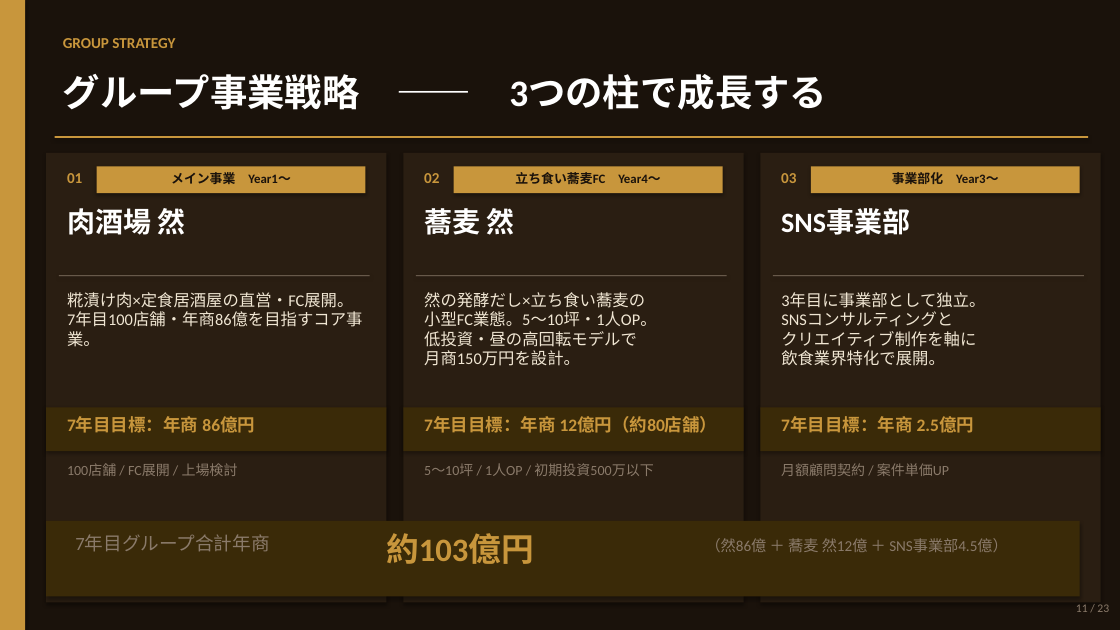
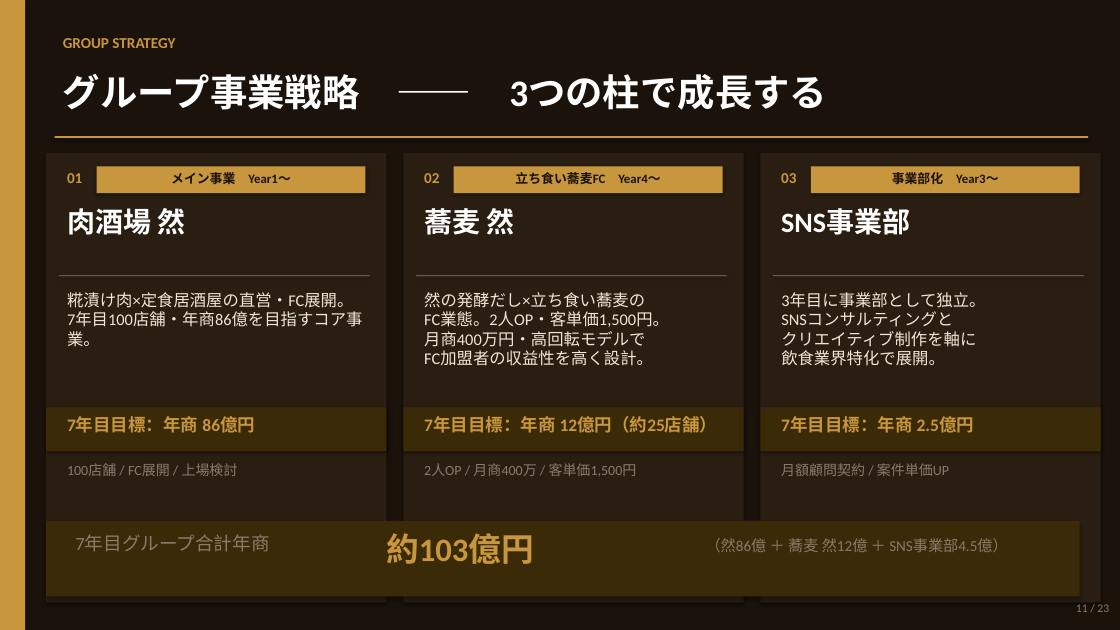
Before and after one commit to hunkotusaisinryo-lab/test-repo, a slide deck: slide 11 of reports/肉酒場然_事業計画書_20260606.pptx. Drawn at 1120x630 pixels with LibreOffice and Linux fonts; fonts in the diff are those of the drawing. Boxes give left, top, right and bottom in pixels: in the first picture for what was removed or moved away, otherwise in the second. Text is boxed around its words. In the diff, an @@ line names an element or a change of style, - is before the commit and + after.

```diff
--- a/reports/肉酒場然_事業計画書_20260606.pptx
+++ b/reports/肉酒場然_事業計画書_20260606.pptx
@@ text at bbox=[424, 292, 669, 366]: text changed @@
-然の発酵だし×立ち食い蕎麦の
-小型FC業態。5〜10坪・1人OP。
-低投資・昼の高回転モデルで
-月商150万円を設計。
+然の発酵だし×立ち食い蕎麦の
+FC業態。2人OP・客単価1,500円。
+月商400万円・高回転モデルで
+FC加盟者の収益性を高く設計。
@@ text at bbox=[424, 417, 718, 433]: text changed @@
-7年目目標：年商 12億円（約80店舗）
+7年目目標：年商 12億円（約25店舗）
@@ text at bbox=[424, 463, 637, 476]: text changed @@
-5〜10坪 / 1人OP / 初期投資500万以下
+2人OP / 月商400万 / 客単価1,500円
```
Also in this commit, not shown: 1 other file.
